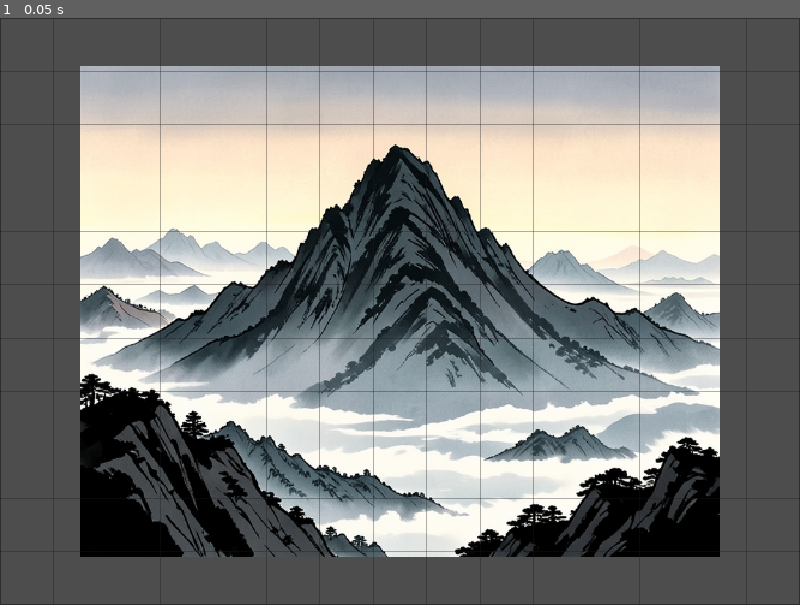
Above: before the commit, frame 1.
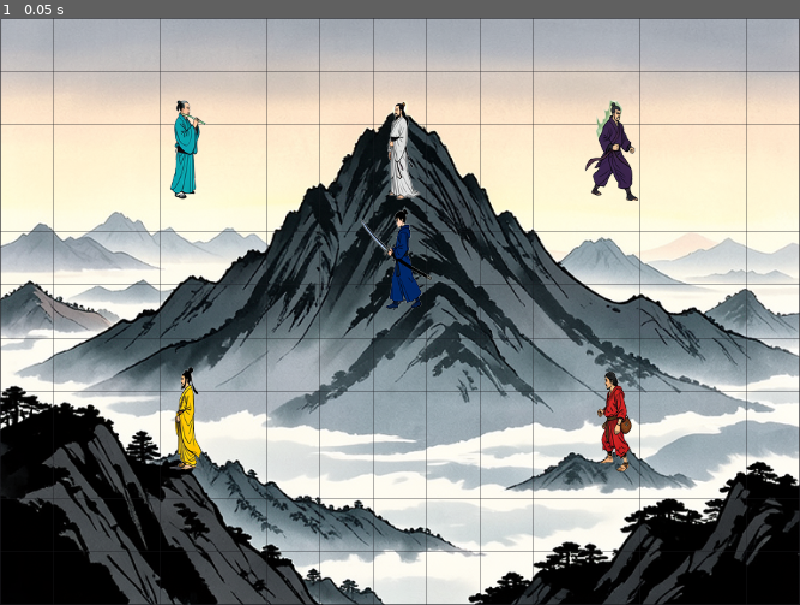
Above: after the commit, the same moment.

Repository: linxuhao/jinyong-heroes
Game: Godot game, scene res://scenes/battlefield.tscn
The game is run twice, just before and just after one commit, with the same random seed, the same clock (stepped at 60 frames per second) and the same inputs. This scene is started directly instead of the project's main scene. Sound files missing from this copy of the repository are replaced by a short silence.
Inputs:
- Up to frame 1 (0.05 s): no input

The runs differ from the first frame. In frame 1, 73% of the frame differs, in the area x 0-100%, y 0-100%.
Error before the commit: Parse Error: Identifier "GRID_HEIGHT" not declared in the current scope. (res://scripts/battlefield.gd:175)

Commit message:
dpe_game/t_impl: battlefield_spawn_restore_backdrop [jinyong-camera] (1 file(s))

Diff:
--- a/scripts/battlefield.gd
+++ b/scripts/battlefield.gd
@@ -171,18 +171,19 @@
 	# source_id = 0 (the only source), atlas_coords = Vector2i(0,0) for floor
 	# and Vector2i(1,0) for border.
 
-	# Paint the grid: floor everywhere.
-	for y in range(GRID_HEIGHT):
-		for x in range(GRID_WIDTH):
+	# Paint the grid: floor everywhere (loop bounds read GridManager so a
+	# live board-size change is reflected without touching this file).
+	for y in range(GridManager.GRID_HEIGHT):
+		for x in range(GridManager.GRID_WIDTH):
 			_tilemap.set_cell(0, Vector2i(x, y), 0, Vector2i(0, 0))
 
 	# Paint border tiles on edges (overwrites floor).
-	for x in range(GRID_WIDTH):
+	for x in range(GridManager.GRID_WIDTH):
 		_tilemap.set_cell(0, Vector2i(x, 0), 0, Vector2i(1, 0))           # top edge
-		_tilemap.set_cell(0, Vector2i(x, GRID_HEIGHT - 1), 0, Vector2i(1, 0))  # bottom edge
-	for y in range(GRID_HEIGHT):
+		_tilemap.set_cell(0, Vector2i(x, GridManager.GRID_HEIGHT - 1), 0, Vector2i(1, 0))  # bottom edge
+	for y in range(GridManager.GRID_HEIGHT):
 		_tilemap.set_cell(0, Vector2i(0, y), 0, Vector2i(1, 0))           # left edge
-		_tilemap.set_cell(0, Vector2i(GRID_WIDTH - 1, y), 0, Vector2i(1, 0))  # right edge
+		_tilemap.set_cell(0, Vector2i(GridManager.GRID_WIDTH - 1, y), 0, Vector2i(1, 0))  # right edge
 
 
 # ---------------------------------------------------------------------------
@@ -198,7 +199,10 @@
 	var tex_size: Vector2 = _backdrop.texture.get_size()
 	if tex_size.x <= 0.0 or tex_size.y <= 0.0:
 		return
-	var board := Vector2(GRID_WIDTH * TILE_SIZE, GRID_HEIGHT * TILE_SIZE)  # (960, 704)
+	# Board geometry comes from GridManager (the single constant source), never
+	# from local mirrors — a live board-size change re-fits the backdrop with
+	# zero edits here.
+	var board: Vector2 = GridManager.board_rect().size
 	_backdrop.scale = Vector2(board.x / tex_size.x, board.y / tex_size.y)
 	_backdrop.position = board / 2.0
 	var half: Vector2 = tex_size * _backdrop.scale / 2.0
@@ -774,20 +778,16 @@
 func _instantiate_enemies(all_data: Dictionary) -> Array[Node]:
 	var enemies: Array[Node] = []
 
-	# Starting grid positions for each enemy. These are the CLAMP-ERA
-	# down-shifted rows (Central_Divine (7,3), East_Heretic (3,4),
-	# West_Poison (11,4)); grid row legality imposes no minimum row now —
-	# is_walkable is bounds + border ring only, so every interior row
-	# (1..GRID_HEIGHT-2) is legal and rows 0..2 are open again. Restoring
-	# the original spawns Central_Divine (7,1) / East_Heretic (3,2) /
-	# West_Poison (11,2) is the spawn-restore task's job, NOT this one —
-	# the values below are frozen.
+	# Starting grid positions for each enemy, restored to their original
+	# top-row spawns: Central Divine (7,1), East Heretic (3,2), West
+	# Poison (11,2). Grid row legality is bounds + border ring only, so rows
+	# 0..2 are open again and these spawns are legal interior tiles.
 	var positions: Dictionary = {
-		"East Heretic":   Vector2i(3, 4),
-		"West Poison":    Vector2i(11, 4),
+		"East Heretic":   Vector2i(3, 2),
+		"West Poison":    Vector2i(11, 2),
 		"South Emperor":  Vector2i(3, 8),
 		"North Beggar":   Vector2i(11, 8),
-		"Central Divine": Vector2i(7, 3),
+		"Central Divine": Vector2i(7, 1),
 	}
 
 	# AI class name → script path mapping.
